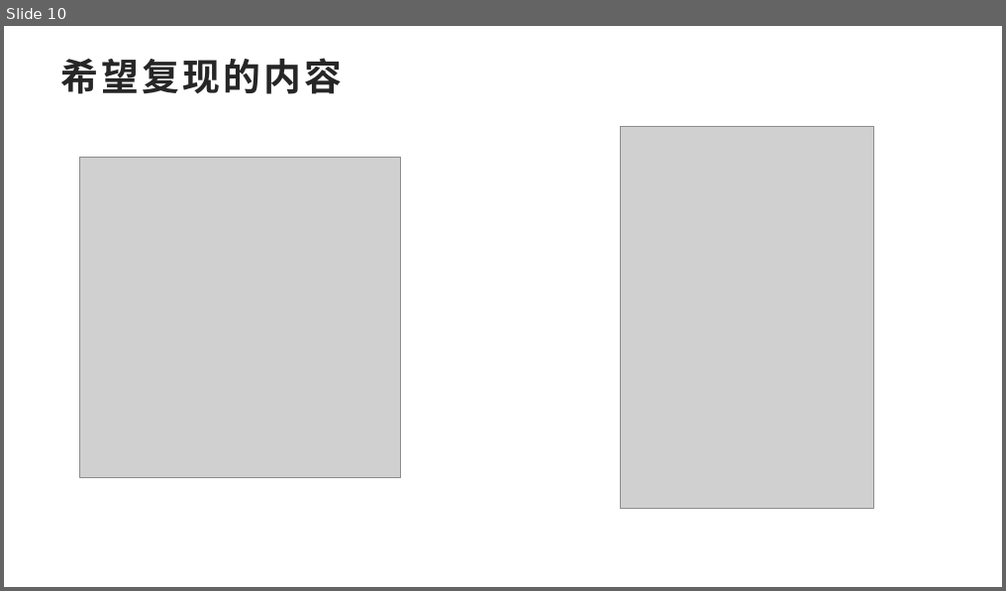
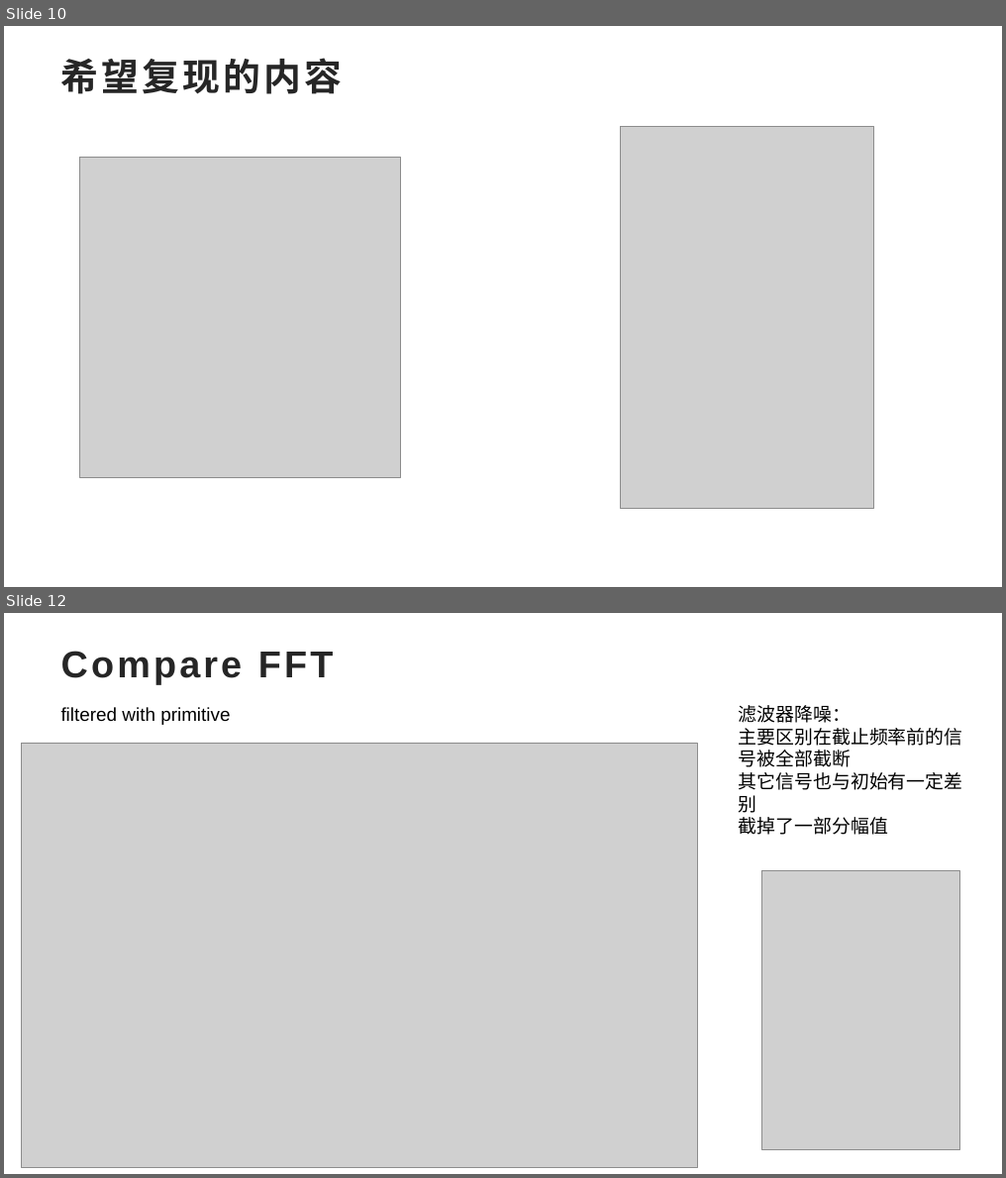
Before and after one commit to zhanruix07/Energy-harvesting, a slide deck: simple.pptx. Shown one above the other, each under a label of ours: slide 10 before the commit, slides 10 and 12 after it; the slides between them are not shown. The pictures are 1006x591 and 1006x1178 pixels, drawn with LibreOffice and Linux fonts; fonts in the diff are those of the drawing; grey boxes stand for pictures. Boxes give left, top, right and bottom in pixels: in the first picture for what was removed or moved away, otherwise in the second. Text is boxed around its words. In the diff, an @@ line names an element or a change of style, - is before the commit and + after.

```diff
--- a/simple.pptx
+++ b/simple.pptx
@@ slide 12 added at [4, 613, 1002, 1174], background #FFFFFF @@
@@ title added at [61, 651, 333, 684], 36 pt, text #262626, bold @@
+Compare FFT
@@ text added at [61, 707, 230, 725], 18 pt, text #000000 @@
+filtered with primitive
@@ text added at [739, 705, 963, 835], 18 pt, text #000000 @@
+滤波器降噪：
+主要区别在截止频率前的信号被全部截断
+其它信号也与初始有一定差别
+截掉了一部分幅值
@@ picture added at [21, 743, 697, 1167] @@
@@ picture added at [761, 870, 960, 1150] @@
```
Also in this commit, not shown: 2 other slides added, 1 other file.
